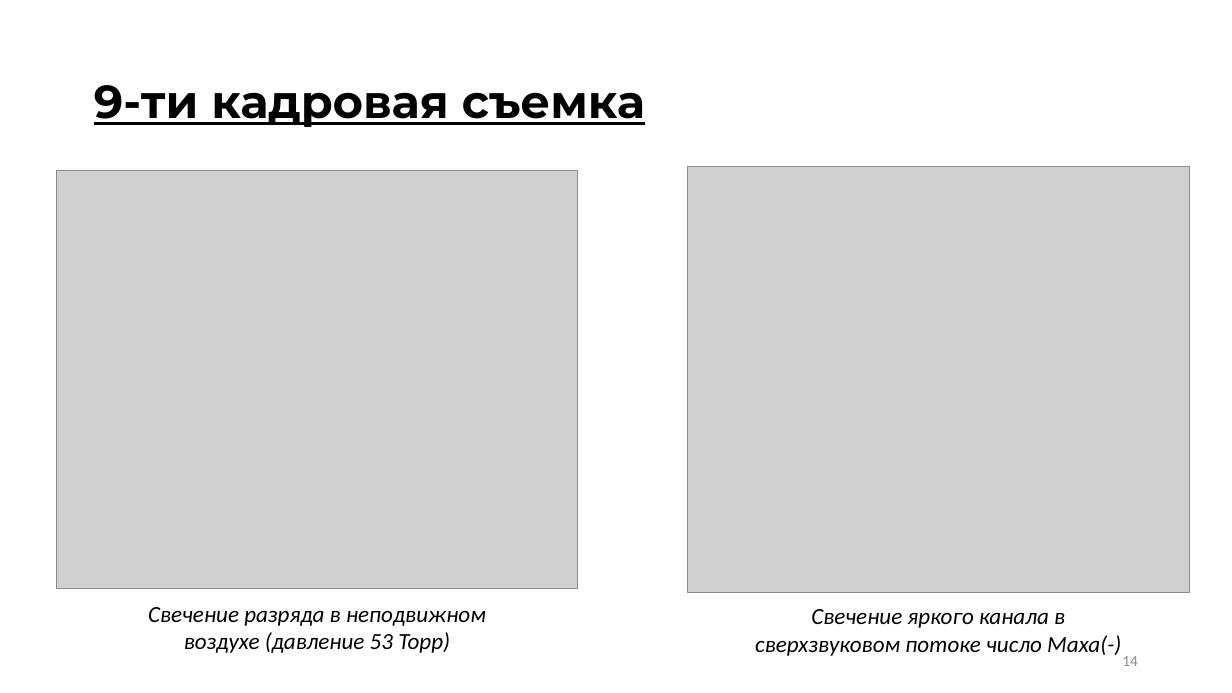
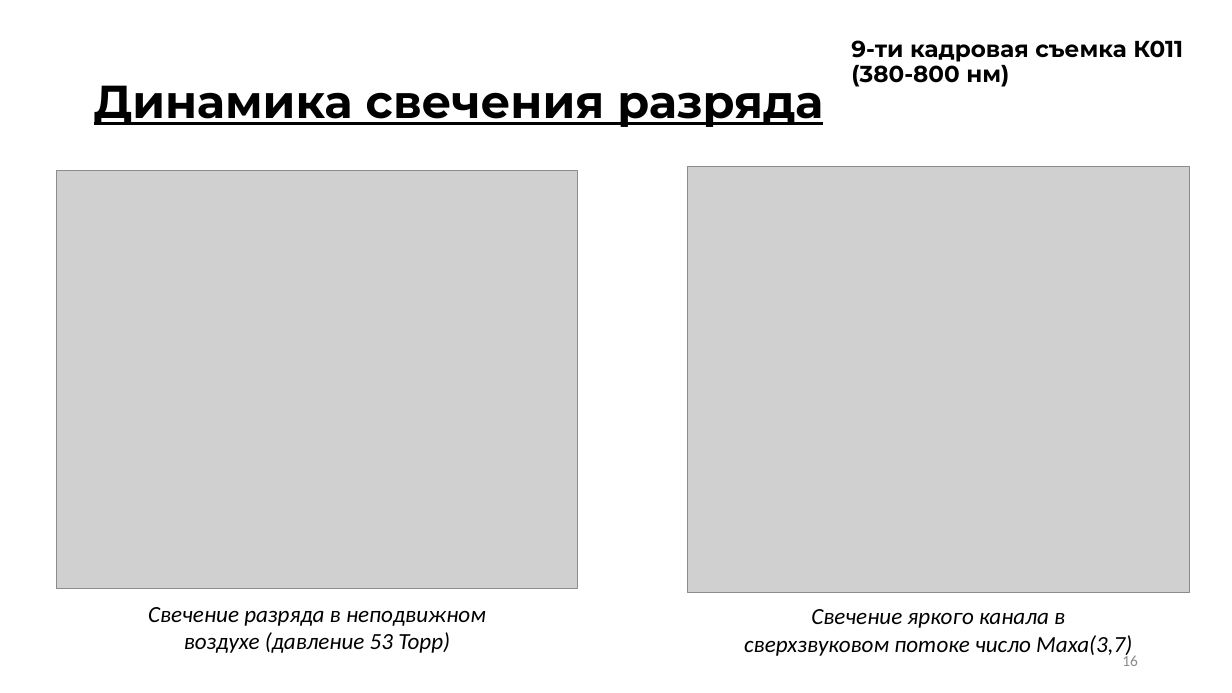
Before and after one commit to ulanich/msu, a slide deck: slide 16 of МАГ.ДИСС/предзащита.pptx (slide 14 before the commit). Drawn at 1232x693 pixels with LibreOffice and Linux fonts; fonts in the diff are those of the drawing; grey boxes stand for pictures. Boxes give left, top, right and bottom in pixels: in the first picture for what was removed or moved away, otherwise in the second. Text is boxed around its words. In the diff, an @@ line names an element or a change of style, - is before the commit and + after.

```diff
--- a/МАГ.ДИСС/предзащита.pptx
+++ b/МАГ.ДИСС/предзащита.pptx
@@ text added at (851,40,1183,87), 18 pt, text #000000, bold @@
+9-ти кадровая съемка К011 (380-800 нм)
@@ title at (94,85,823,127): text changed @@
-9-ти кадровая съемка
+Динамика свечения разряда
@@ text at (744,609,1132,659): text changed @@
-Свечение яркого канала в сверхзвуковом потоке число Маха(-)
+Свечение яркого канала в сверхзвуковом потоке число Маха(3,7)
@@ page number at (1122,653,1138,666): text changed @@
-14
+16
```
Also in this commit, not shown: 14 other slides changed, 6 slides added, 3 other files.
